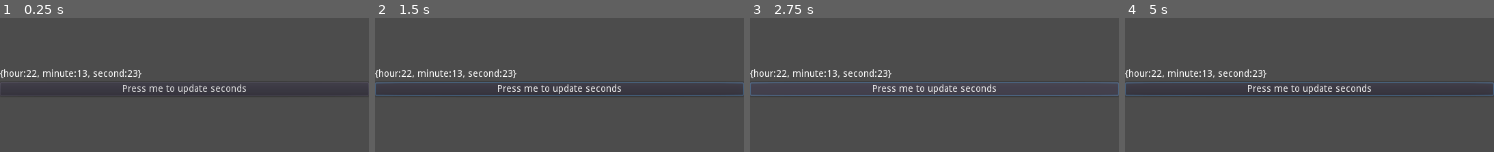
Above: before the commit, frames 1-4 (left to right).
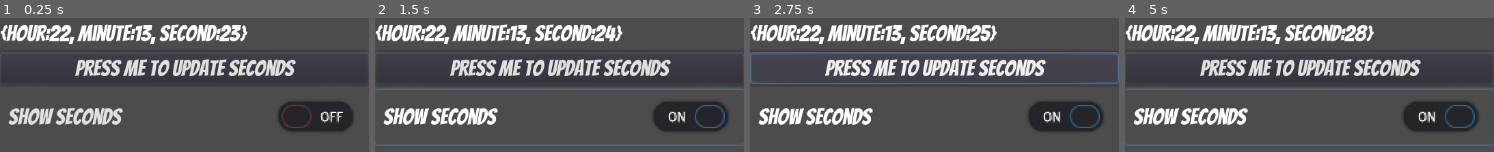
Above: after the commit, the same moments.

Repository: mrwm/clock
Game: Godot game, scene res://Main.tscn
The game is run twice, just before and just after one commit, with the same random seed, the same clock (stepped at 60 frames per second) and the same inputs.
Inputs (mouse positions are in pixels of both pictures, inside the frame that each line leads up to):
- Up to frame 1 (0.25 s): no input
- Up to frame 2 (1.5 s): click "Press me to update seconds" at 0.5 s; click (559, 117) at 1.25 s, where only the run after the commit has a clickable "show seconds"
- Up to frame 3 (2.75 s): click "Press me to update seconds" at 2 s
- Up to frame 4 (5 s): click (1309, 117) at 2.75 s, where only the run after the commit has a clickable "show seconds"; click "Press me to update seconds" at 3.5 s; click (1309, 117) at 4.25 s, where only the run after the commit has a clickable "show seconds"

The runs differ from the first frame. In frame 1, 21% of the frame differs, in the area x 0-100%, y 4-85%; in frame 2, 25%; in frame 3, 24%; in frame 4, 25%, in the area x 0-100%, y 4-96%.

Commit message:
use os.get_time to grab the device time

Diff:
--- a/Interface.gd
+++ b/Interface.gd
@@ -3,28 +3,44 @@
 # Declare member variables here. Examples:
 # var a = 2
 # var b = "text"
-var time = OS.get_time();
+var timeValue = null;
 var oldMinute = -1;
-var timeText = 0;
+var requ = null;
+var showSeconds = false;
 
+onready var timeText = $"VBoxContainer/RichTextLabel";
+onready var ckbx = $"VBoxContainer/CheckButton";
 
 # Called when the node enters the scene tree for the first time.
 func _ready():
-  print(time)
-  print(time.hour)
-  print(Engine.time_scale)
-  $"AspectRatioContainer/VBoxContainer/RichTextLabel".set_text(str(time));
+  #print(Engine.time_scale)
+  timeText.set_text(str(timeValue));
   pass
 
 
 # Called every frame. 'delta' is the elapsed time since the previous frame.
 func _process(_delta):
-  time = OS.get_time();
-  if (time.minute > oldMinute):
-    $"AspectRatioContainer/VBoxContainer/RichTextLabel".set_text(str(time));
-  oldMinute = time.minute;
+  timeValue = OS.get_time();
+
+  if (showSeconds):
+    timeText.set_text(str(timeValue));
+  else:
+    if (timeValue.minute > oldMinute):
+      timeText.set_text(str(timeValue));
+  oldMinute = timeValue.minute;
   pass
 
-func _updateTime():
-  $"AspectRatioContainer/VBoxContainer/RichTextLabel".set_text(str(time));
+func updateTime():
+  timeText.set_text(str(timeValue));
   pass
+
+func _on_Button_pressed():
+  updateTime()
+  pass # Replace with function body.
+
+
+
+
+func _on_CheckButton_toggled(button_pressed):
+  showSeconds = button_pressed;
+  pass # Replace with function body.
--- a/Main.tscn
+++ b/Main.tscn
@@ -12,27 +12,31 @@
 "_edit_use_anchors_": true
 }
 
-[node name="AspectRatioContainer" type="AspectRatioContainer" parent="Interface"]
-anchor_right = 1.0
-anchor_bottom = 1.0
-
-[node name="VBoxContainer" type="VBoxContainer" parent="Interface/AspectRatioContainer"]
-margin_top = 315.0
+[node name="VBoxContainer" type="VBoxContainer" parent="Interface"]
 margin_right = 540.0
-margin_bottom = 855.0
+margin_bottom = 1170.0
 alignment = 1
 
-[node name="RichTextLabel" type="RichTextLabel" parent="Interface/AspectRatioContainer/VBoxContainer"]
-margin_top = 250.0
+[node name="RichTextLabel" type="RichTextLabel" parent="Interface/VBoxContainer"]
+margin_top = 505.0
 margin_right = 540.0
-margin_bottom = 265.0
+margin_bottom = 532.0
 focus_mode = 2
 text = "text"
 fit_content_height = true
 selection_enabled = true
 
-[node name="Button" type="Button" parent="Interface/AspectRatioContainer/VBoxContainer"]
-margin_top = 269.0
+[node name="Button" type="Button" parent="Interface/VBoxContainer"]
+margin_top = 540.0
 margin_right = 540.0
-margin_bottom = 289.0
+margin_bottom = 577.0
 text = "Press me to update seconds"
+
+[node name="CheckButton" type="CheckButton" parent="Interface/VBoxContainer"]
+margin_top = 585.0
+margin_right = 540.0
+margin_bottom = 665.0
+text = "show seconds"
+
+[connection signal="pressed" from="Interface/VBoxContainer/Button" to="Interface" method="_on_Button_pressed"]
+[connection signal="toggled" from="Interface/VBoxContainer/CheckButton" to="Interface" method="_on_CheckButton_toggled"]
--- a/project.godot
+++ b/project.godot
@@ -21,7 +21,16 @@
 window/size/width=540
 window/size/height=1170
 window/dpi/allow_hidpi=true
+window/per_pixel_transparency/allowed=true
+window/per_pixel_transparency/enabled=true
 window/handheld/orientation="portrait"
+window/stretch/mode="viewport"
+window/stretch/aspect="keep"
+
+[gui]
+
+theme/use_hidpi=true
+theme/custom_font="res://Bangers_font.tres"
 
 [physics]
 
Not shown, changed: export_presets.cfg
